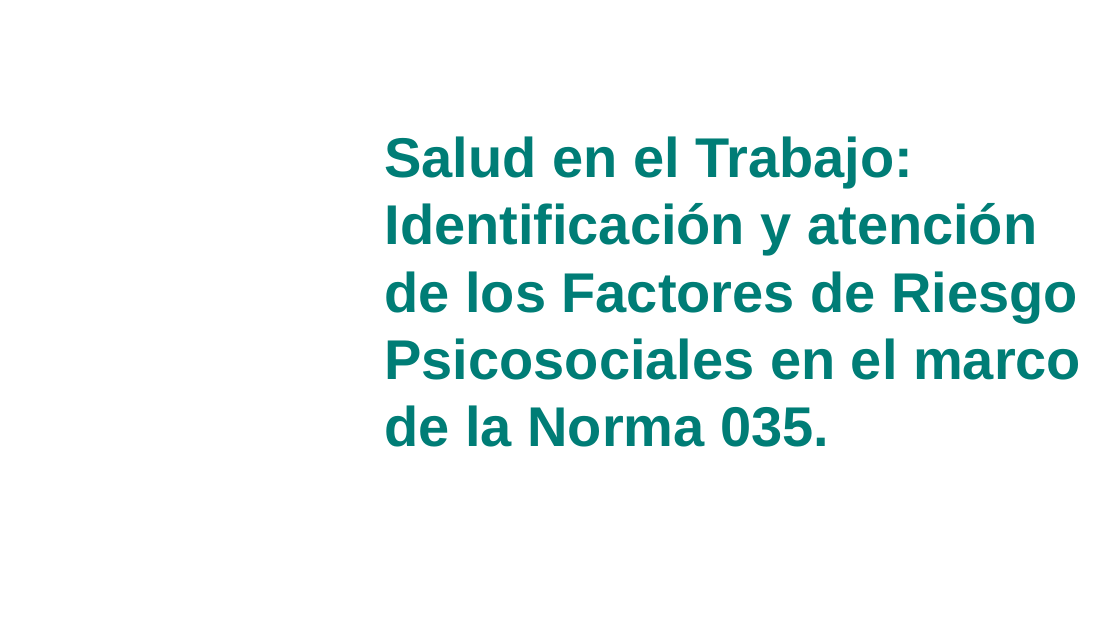
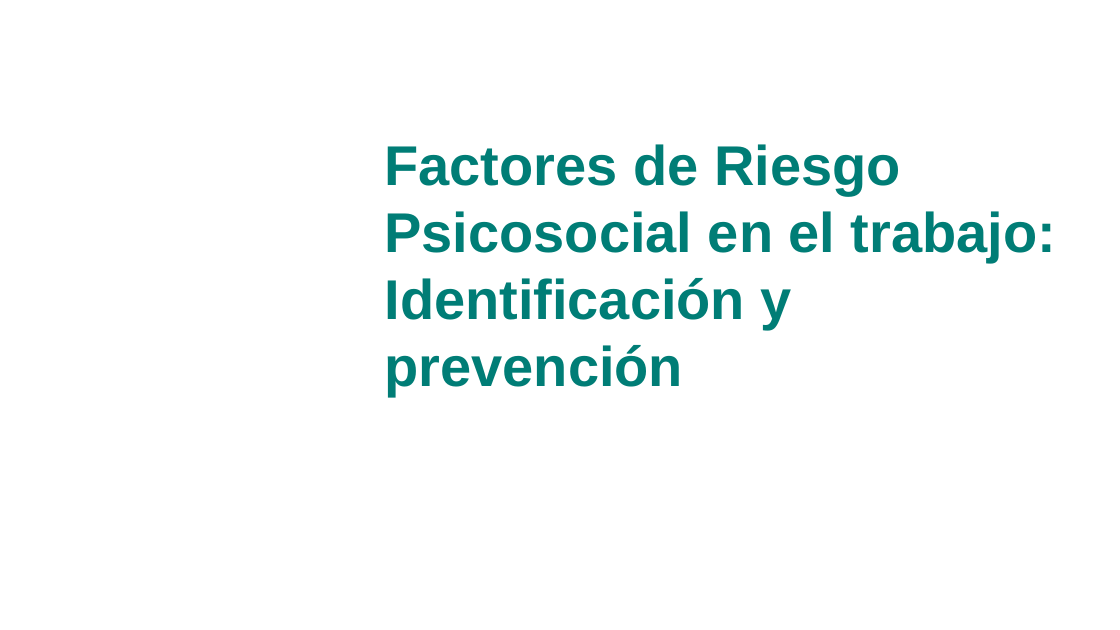
Before and after one commit to Adrifelcha/afchavez-019, a slide deck: slide 1 of Applied Cognitive Diagnostics/Curso Breve - FRP/Mis presentaciones/CB_Modulo-4 - Protocolos.pptx. Drawn at 1120x630 pixels with LibreOffice and Linux fonts; fonts in the diff are those of the drawing; background and template pictures are left out. Boxes give left, top, right and bottom in pixels: in the first picture for what was removed or moved away, otherwise in the second. Text is boxed around its words. In the diff, an @@ line names an element or a change of style, - is before the commit and + after.

```diff
--- a/Applied Cognitive Diagnostics/Curso Breve - FRP/Mis presentaciones/CB_Modulo-4 - Protocolos.pptx
+++ b/Applied Cognitive Diagnostics/Curso Breve - FRP/Mis presentaciones/CB_Modulo-4 - Protocolos.pptx
@@ title at (x1=385, y1=144, x2=1056, y2=396): text changed @@
-Salud en el Trabajo: Identificación y atención de los Factores de Riesgo Psicosociales en el marco de la Norma 035.
+Factores de Riesgo Psicosocial en el trabajo: Identificación y prevención
```
Also in this commit, not shown: 3 slides added, 1 slide removed, 54 other files.
